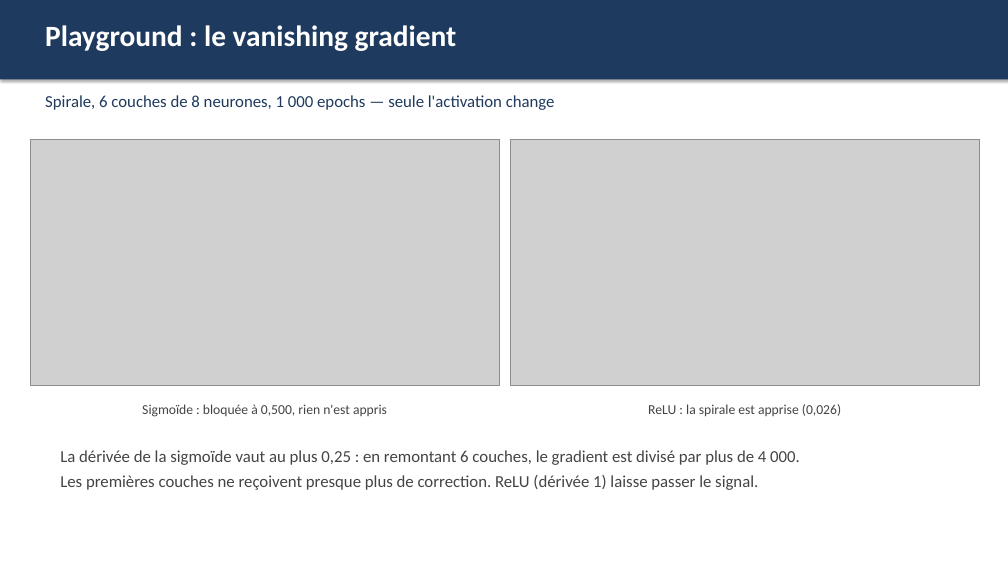
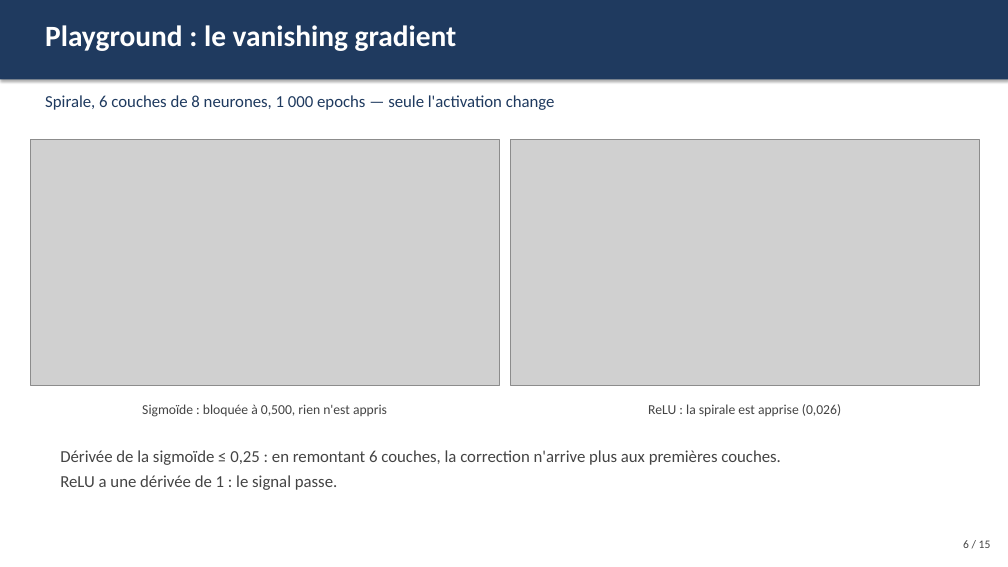
Before and after one commit to TheGoatLucien/ANN-playground, a slide deck: slide 6 of slides/ANN_playground_presentation.pptx (slide 7 before the commit). Drawn at 1008x567 pixels with LibreOffice and Linux fonts; fonts in the diff are those of the drawing; grey boxes stand for pictures. Boxes give left, top, right and bottom in pixels: in the first picture for what was removed or moved away, otherwise in the second. Text is boxed around its words. In the diff, an @@ line names an element or a change of style, - is before the commit and + after.

```diff
--- a/slides/ANN_playground_presentation.pptx
+++ b/slides/ANN_playground_presentation.pptx
@@ text at (60, 450, 781, 490): text changed @@
-La dérivée de la sigmoïde vaut au plus 0,25 : en remontant 6 couches, le gradient est divisé par plus de 4 000.
-Les premières couches ne reçoivent presque plus de correction. ReLU (dérivée 1) laisse passer le signal.
+Dérivée de la sigmoïde ≤ 0,25 : en remontant 6 couches, la correction n'arrive plus aux premières couches.
+ReLU a une dérivée de 1 : le signal passe.
@@ text added at (963, 540, 991, 548), 11 pt, text #444444 @@
+6 / 15
```
Also in this commit, not shown: 10 other slides changed, 3 slides added, 4 slides removed.
